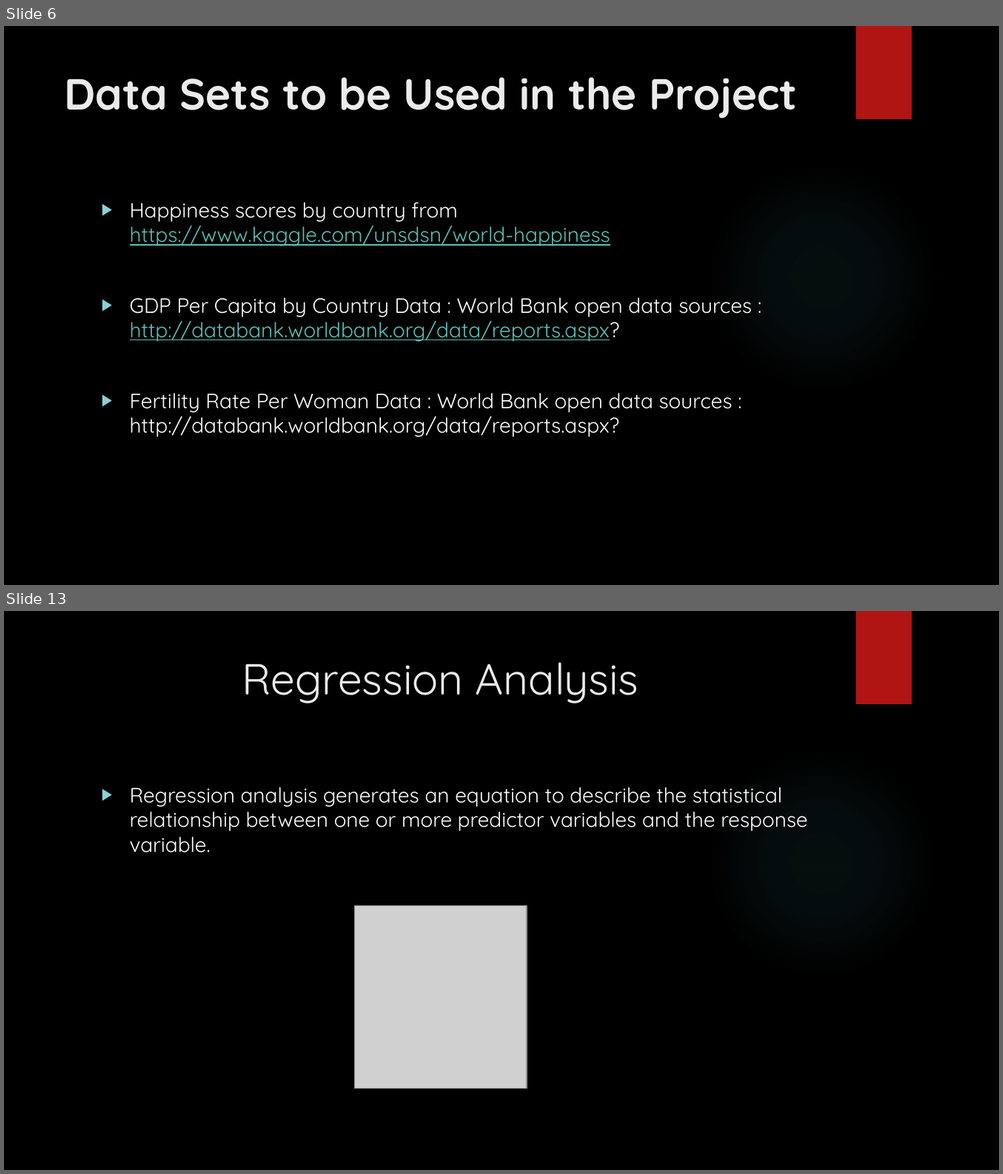
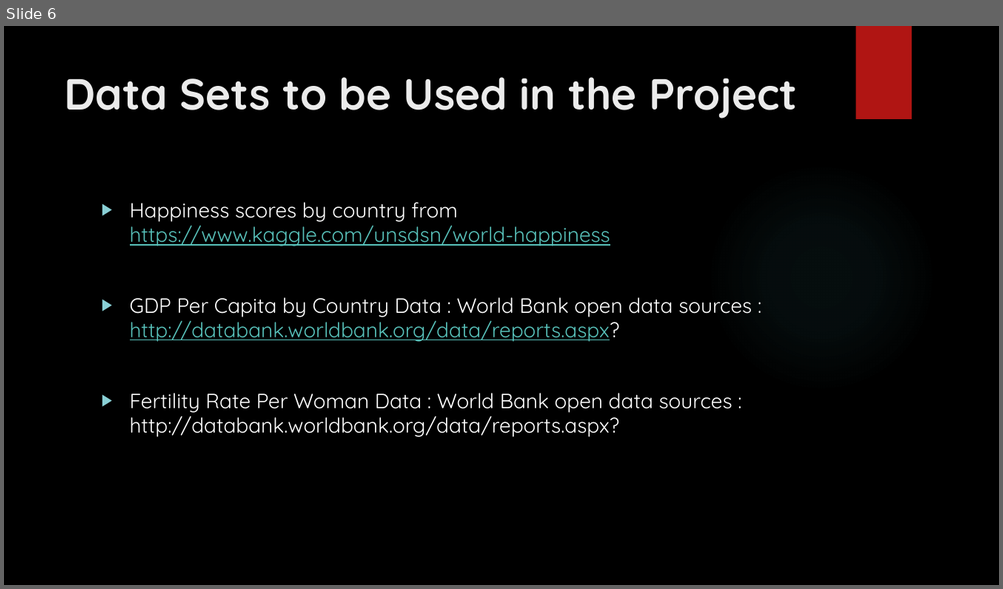
Before and after one commit to sinancengiz/World_Happiness, a slide deck: Project_1_Team_7_Presentation.pptx. Shown one above the other, each under a label of ours: slides 6 and 13 before the commit, slide 6 after it; the slides between them are not shown. The pictures are 1003x1174 and 1003x589 pixels, drawn with LibreOffice and Linux fonts; fonts in the diff are those of the drawing; grey boxes stand for pictures; background and template pictures are left out. Boxes give left, top, right and bottom in pixels: in the first picture for what was removed or moved away, otherwise in the second. Text is boxed around its words. In the diff, an @@ line names an element or a change of style, - is before the commit and + after.

Commit message:
regresion anlysis and correlation analysis combines in 1 slayt

```diff
--- a/Project_1_Team_7_Presentation.pptx
+++ b/Project_1_Team_7_Presentation.pptx
@@ slide 13 removed at [4,611,999,1170], background picture (left out); not listed: 2 template elements that a slide beside it also shows @@
@@ title removed at [242,662,639,703] @@
-Regression Analysis
@@ text removed at [130,787,807,853] @@
-▶ Regression analysis generates an equation to describe the statistical relationship between one or more predictor variables and the response variable.
@@ picture removed at [354,906,526,1088] @@
```
Also in this commit, not shown: 4 slides changed, 7 other slides removed, 1 other file.
